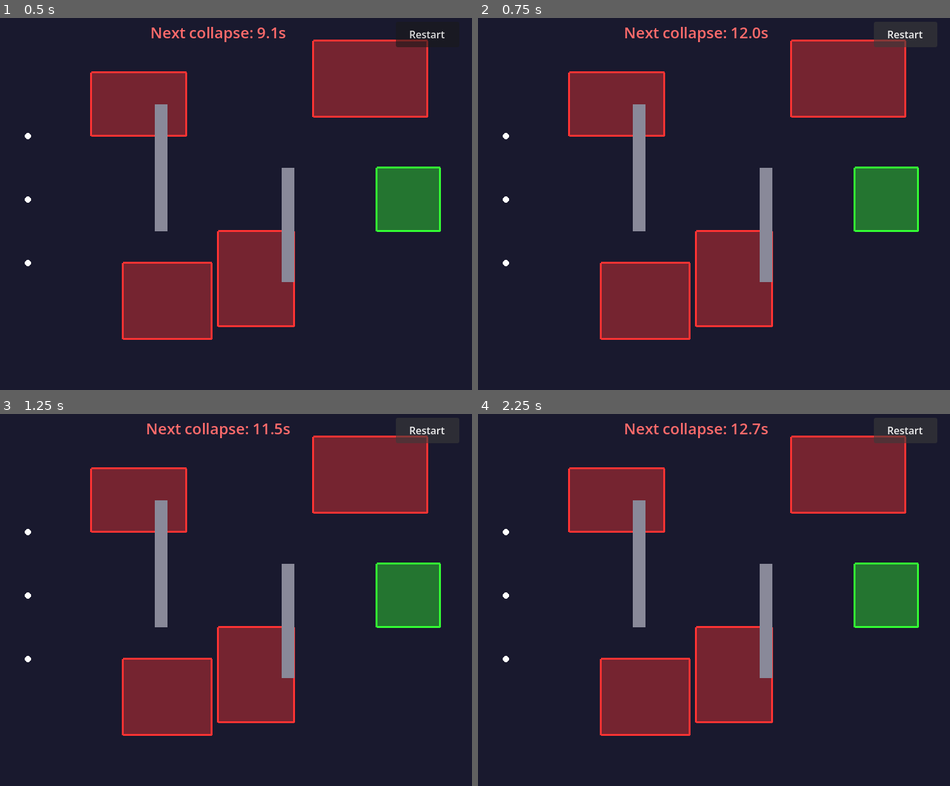
Above: before the commit, frames 1-4 (two rows, left to right).
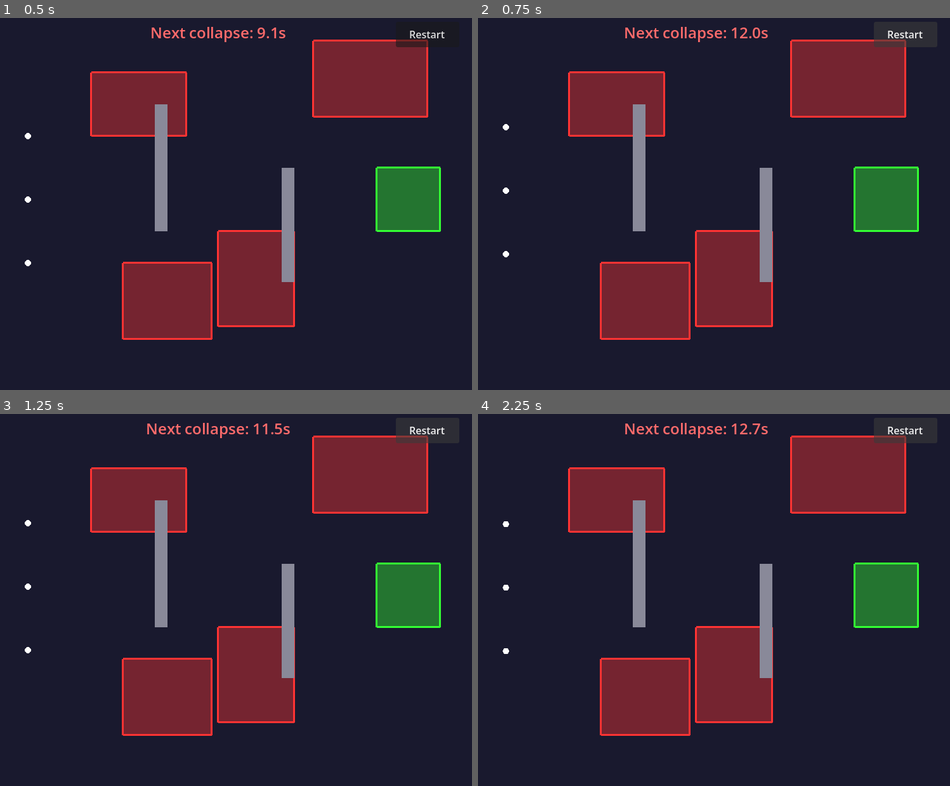
Above: after the commit, the same moments.

Repository: magnoint13/brinqo-2026
Game: Godot game, scene res://scenes/main.tscn
The game is run twice, just before and just after one commit, with the same random seed, the same clock (stepped at 60 frames per second) and the same inputs.
Inputs:
- Up to frame 1 (0.5 s): no input
- Up to frame 2 (0.75 s): click "Restart" at 0.5 s
- Up to frame 3 (1.25 s): no input
- Up to frame 4 (2.25 s): click "Restart" at 1.25 s; click "Restart" at 2 s

Frame 1 is identical in both runs. In frame 2, 0.1% of the frame differs, in the area x 5-7%, y 28-67%; in frame 3, 0.1%; in frame 4, 0.1%.

Commit message:
Algunos bugs arreglados

Diff:
--- a/scripts/particle.gd
+++ b/scripts/particle.gd
@@ -8,7 +8,12 @@
 func setup(is_new: bool = true):
 	is_survived = not is_new
 	fade_alpha = 0.0 if is_new else 1.0
+	velocity = Vector2.ZERO
 	queue_redraw()
+
+func _ready():
+	# Initialize physics after node is in tree
+	move_and_slide()
 
 func set_survived(value: bool):
 	is_survived = value
Not shown, added: CODE_EXPLANATION.md
